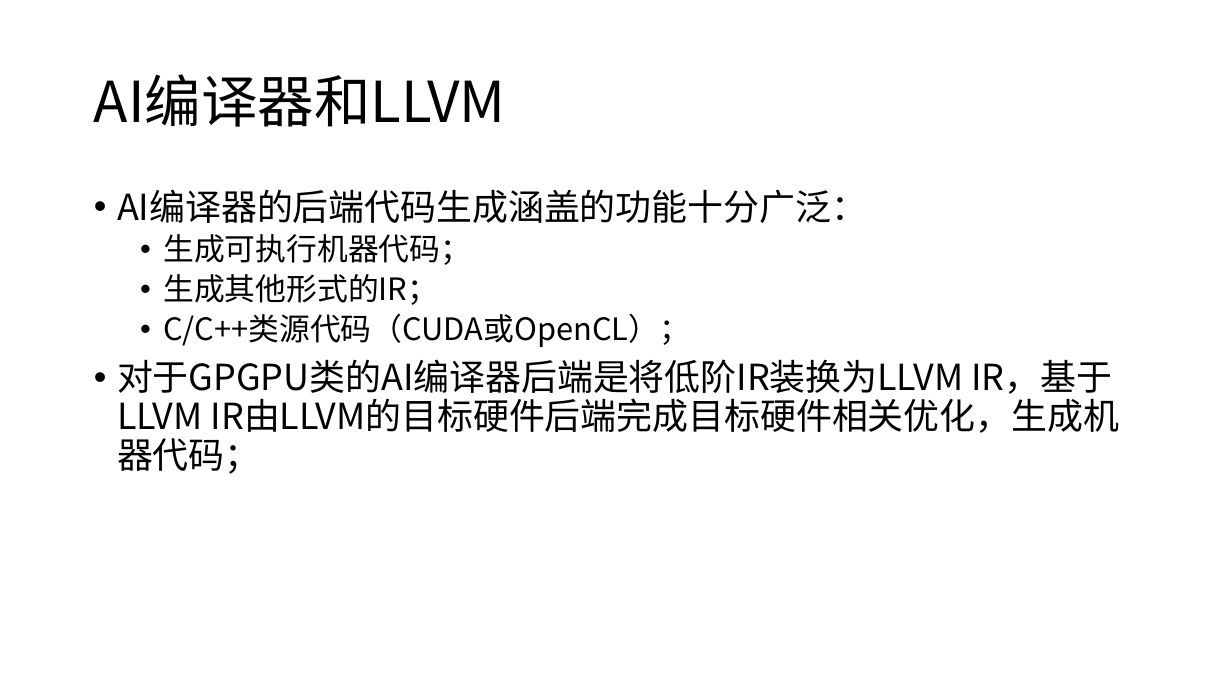
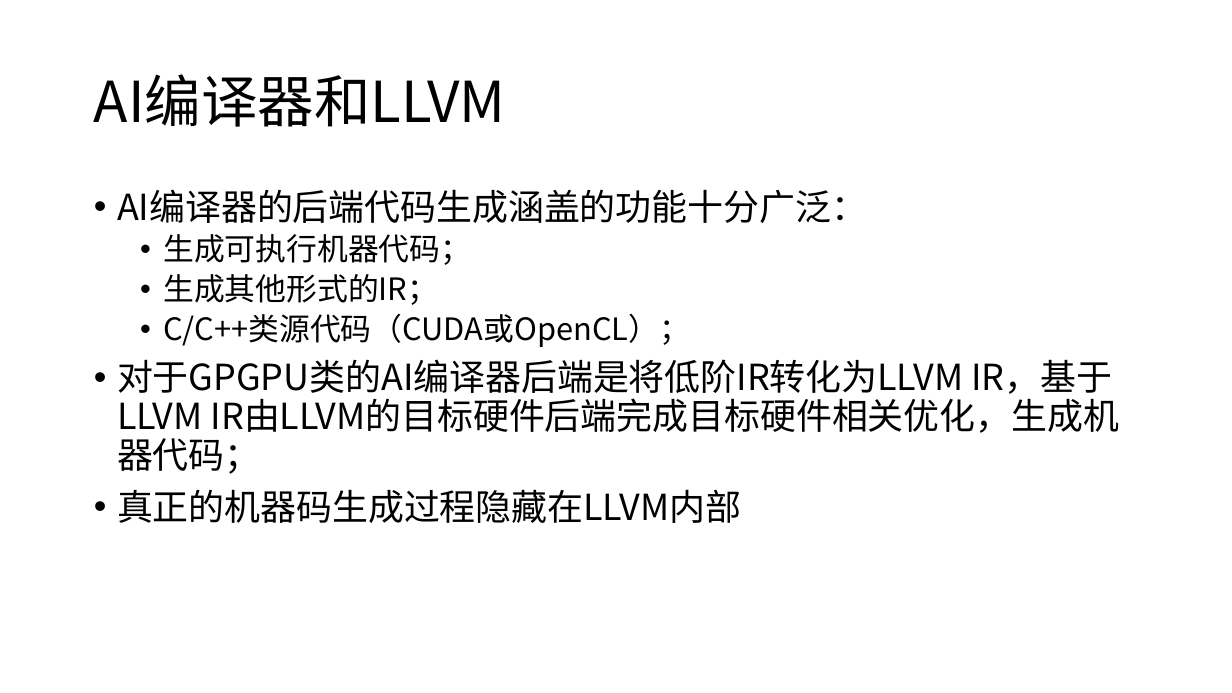
Before and after one commit to JYRoy/MLC-Learning, a slide deck: slide 27 of LLVM/04.LLVM Backend.pptx (slide 6 before the commit). Drawn at 1232x693 pixels with LibreOffice and Linux fonts; fonts in the diff are those of the drawing. Boxes give left, top, right and bottom in pixels: in the first picture for what was removed or moved away, otherwise in the second. Text is boxed around its words. In the diff, an @@ line names an element or a change of style, - is before the commit and + after.

```diff
--- a/LLVM/04.LLVM Backend.pptx
+++ b/LLVM/04.LLVM Backend.pptx
@@ text at box(117, 359, 1119, 523): text changed @@
-• 对于GPGPU类的AI编译器后端是将低阶IR装换为LLVM IR，基于LLVM IR由LLVM的目标硬件后端完成目标硬件相关优化，生成机器代码；
+• 对于GPGPU类的AI编译器后端是将低阶IR转化为LLVM IR，基于LLVM IR由LLVM的目标硬件后端完成目标硬件相关优化，生成机器代码；
+• 真正的机器码生成过程隐藏在LLVM内部
```
Also in this commit, not shown: 17 other slides changed, 5 slides added, 1 slide removed.
